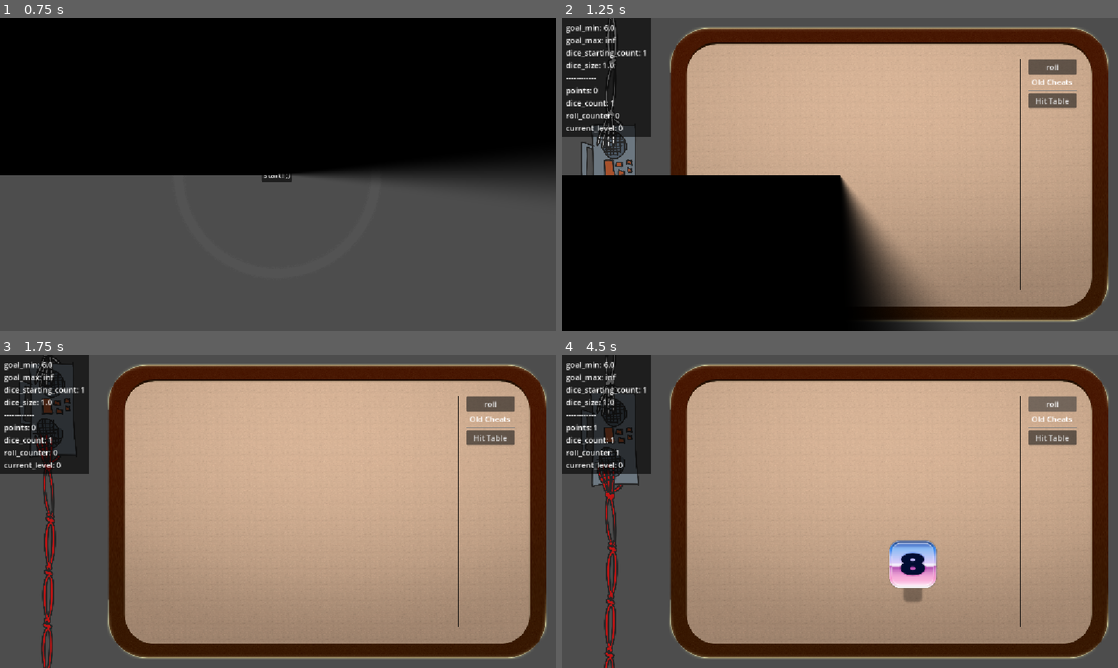
Above: before the commit, frames 1-4 (two rows, left to right).
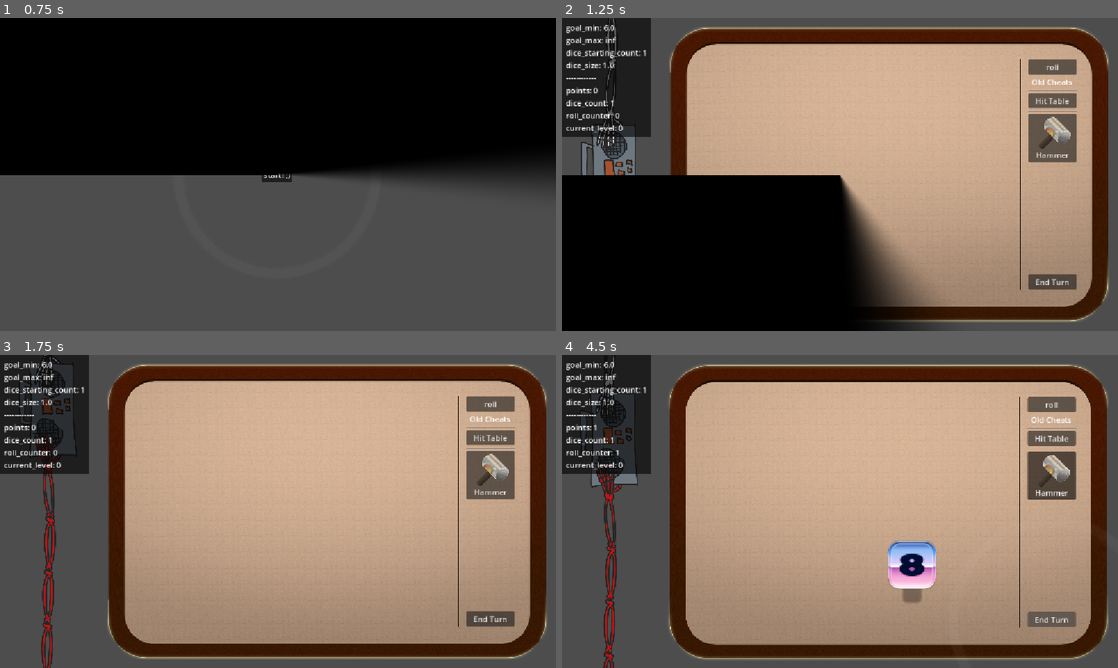
Above: after the commit, the same moments.

Repository: vhoyer/ludum_dare_60
Game: Godot game, scene res://stages/main_menu/main_menu.tscn
Same seed, same stepped clock (60 frames per second), same inputs: the game is played once before the commit and once after it.
Inputs (mouse positions are in pixels of both pictures, inside the frame that each line leads up to):
- Up to frame 1 (0.75 s): click "start! ,)" at 0.5 s
- Up to frame 2 (1.25 s): no input
- Up to frame 3 (1.75 s): move the mouse to (400, 495) at 1.27 s; hold Right (ui_right) from 1.28 s (still down); tap K at 1.35 s; click (400, 495) at 1.42 s
- Up to frame 4 (4.5 s): release Right (ui_right) at 2 s; click "roll" at 2 s; click "Hit Table" at 2.75 s; click (1051, 473) at 3.5 s, where only the run after the commit has a clickable "Hammer"; click "roll" (after the commit: "End Turn") at 4.25 s

Frame 1 is identical in both runs. In frame 2, 1.8% of the frame differs, in the area x 83-93%, y 29-87%; in frame 3, 1.8%; in frame 4, 6.1%, in the area x 3-99%, y 0-100%.

Commit message:
✨ Select tool

Diff:
--- a/components/game_cursor/cursor_on_parent.gd
+++ b/components/game_cursor/cursor_on_parent.gd
@@ -18,10 +18,10 @@
 
 
 func _enable_cursor() -> void:
-	_previous_cursor = GameCursor.instance.cursor
-	GameCursor.instance.cursor = cursor
+	_previous_cursor = GameCursor.instance.override_cursor
+	GameCursor.instance.override_cursor = cursor
 
 
 func _disable_cursor() -> void:
-	GameCursor.instance.cursor = _previous_cursor
+	GameCursor.instance.override_cursor = _previous_cursor
 	_previous_cursor = null
--- a/components/game_cursor/game_cursor.gd
+++ b/components/game_cursor/game_cursor.gd
@@ -13,9 +13,19 @@
 
 
 var cursor: CursorResource:
+	get():
+		if override_cursor:
+			return override_cursor
+		return cursor
 	set(value):
 		cursor = value
 		_model_updated.emit()
+
+var override_cursor: CursorResource:
+	set(value):
+		override_cursor = value
+		_model_updated.emit()
+
 
 var _pressed: bool = false:
 	set(value):
@@ -60,3 +70,7 @@
 func _effect_impact() -> void:
 	VHDUtils.camera_2d_shake(self, 10, 0.2)
 	_particles.restart()
+
+
+func reset() -> void:
+	cursor = _default_cursor
--- a/stages/main/main.tscn
+++ b/stages/main/main.tscn
@@ -8,6 +8,10 @@
 [ext_resource type="Script" uid="uid://d161jm3n6y53c" path="res://components/game_cursor/cursor_on_parent.gd" id="6_4vbm2"]
 [ext_resource type="Script" uid="uid://bkm48xrdtc50e" path="res://stages/main/debug_label.gd" id="6_no1gd"]
 [ext_resource type="Resource" uid="uid://i1wcyjmq7t4p" path="res://components/game_cursor/cursors/hand.tres" id="7_no1gd"]
+[ext_resource type="Texture2D" uid="uid://coi5iha6ct8ep" path="res://assets/hammer/hammer1.png" id="9_802tp"]
+[ext_resource type="Script" uid="uid://df5gcvr3up6cb" path="res://stages/main/tool_button.gd" id="10_l7y0w"]
+[ext_resource type="Resource" uid="uid://d17wkpun5jdvw" path="res://components/game_cursor/cursors/hammer.tres" id="11_drn0y"]
+[ext_resource type="Resource" uid="uid://bx586f3ywe4bs" path="res://components/game_cursor/cursors/default.tres" id="12_l7y0w"]
 
 [sub_resource type="StyleBoxFlat" id="StyleBoxFlat_no1gd"]
 content_margin_left = 8.0
@@ -34,6 +38,9 @@
 content_margin_bottom = 4.0
 thickness = 2
 vertical = true
+
+[sub_resource type="ButtonGroup" id="ButtonGroup_n26ti"]
+allow_unpress = true
 
 [node name="Main" type="HBoxContainer" unique_id=1820559237]
 anchors_preset = 15
@@ -157,33 +164,81 @@
 layout_mode = 2
 theme_override_styles/separator = SubResource("StyleBoxLine_no1gd")
 
-[node name="VBoxContainer2" type="VBoxContainer" parent="VBoxContainer/Dices/TableInside/HBoxContainer" unique_id=1919894881]
+[node name="VBoxContainer" type="VBoxContainer" parent="VBoxContainer/Dices/TableInside/HBoxContainer" unique_id=1812104140]
+layout_mode = 2
+
+[node name="VBoxContainer2" type="VBoxContainer" parent="VBoxContainer/Dices/TableInside/HBoxContainer/VBoxContainer" unique_id=1919894881]
 custom_minimum_size = Vector2(100, 0)
 layout_mode = 2
 size_flags_horizontal = 8
-size_flags_vertical = 0
-
-[node name="RollButton" type="Button" parent="VBoxContainer/Dices/TableInside/HBoxContainer/VBoxContainer2" unique_id=765454622]
+size_flags_vertical = 2
+
+[node name="RollButton" type="Button" parent="VBoxContainer/Dices/TableInside/HBoxContainer/VBoxContainer/VBoxContainer2" unique_id=765454622]
 layout_mode = 2
 size_flags_vertical = 8
 text = "roll"
 
-[node name="Label2" type="Label" parent="VBoxContainer/Dices/TableInside/HBoxContainer/VBoxContainer2" unique_id=348406944]
+[node name="Label2" type="Label" parent="VBoxContainer/Dices/TableInside/HBoxContainer/VBoxContainer/VBoxContainer2" unique_id=348406944]
 layout_mode = 2
 text = "Old Cheats"
 horizontal_alignment = 1
 
-[node name="HSeparator" type="HSeparator" parent="VBoxContainer/Dices/TableInside/HBoxContainer/VBoxContainer2" unique_id=1699371908]
-layout_mode = 2
-
-[node name="HitTableButton" type="Button" parent="VBoxContainer/Dices/TableInside/HBoxContainer/VBoxContainer2" unique_id=1059237294]
+[node name="HSeparator" type="HSeparator" parent="VBoxContainer/Dices/TableInside/HBoxContainer/VBoxContainer/VBoxContainer2" unique_id=1699371908]
+layout_mode = 2
+
+[node name="HitTableButton" type="Button" parent="VBoxContainer/Dices/TableInside/HBoxContainer/VBoxContainer/VBoxContainer2" unique_id=1059237294]
 layout_mode = 2
 text = "Hit Table"
 
-[node name="CursorOnParent" type="Node" parent="VBoxContainer/Dices/TableInside/HBoxContainer/VBoxContainer2/HitTableButton" unique_id=1497928893]
+[node name="CursorOnParent" type="Node" parent="VBoxContainer/Dices/TableInside/HBoxContainer/VBoxContainer/VBoxContainer2/HitTableButton" unique_id=1497928893]
 script = ExtResource("6_4vbm2")
 cursor = ExtResource("7_no1gd")
 metadata/_custom_type_script = "uid://d161jm3n6y53c"
 
-[connection signal="button_down" from="VBoxContainer/Dices/TableInside/HBoxContainer/VBoxContainer2/RollButton" to="." method="_on_roll_button_button_down"]
-[connection signal="button_down" from="VBoxContainer/Dices/TableInside/HBoxContainer/VBoxContainer2/HitTableButton" to="." method="_on_hit_table_button_button_down"]
+[node name="HSeparator2" type="HSeparator" parent="VBoxContainer/Dices/TableInside/HBoxContainer/VBoxContainer/VBoxContainer2" unique_id=1561723587]
+layout_mode = 2
+
+[node name="AspectRatioContainer" type="AspectRatioContainer" parent="VBoxContainer/Dices/TableInside/HBoxContainer/VBoxContainer/VBoxContainer2" unique_id=1213762350]
+custom_minimum_size = Vector2(0, 100)
+layout_mode = 2
+stretch_mode = 0
+
+[node name="HammerButton" type="Button" parent="VBoxContainer/Dices/TableInside/HBoxContainer/VBoxContainer/VBoxContainer2/AspectRatioContainer" unique_id=1320561716]
+layout_mode = 2
+toggle_mode = true
+button_group = SubResource("ButtonGroup_n26ti")
+text = "Hammer
+"
+icon = ExtResource("9_802tp")
+icon_alignment = 1
+vertical_icon_alignment = 0
+expand_icon = true
+script = ExtResource("10_l7y0w")
+cursor = ExtResource("11_drn0y")
+
+[node name="CursorOnParent" type="Node" parent="VBoxContainer/Dices/TableInside/HBoxContainer/VBoxContainer/VBoxContainer2/AspectRatioContainer/HammerButton" unique_id=1771497619]
+script = ExtResource("6_4vbm2")
+cursor = ExtResource("12_l7y0w")
+metadata/_custom_type_script = "uid://d161jm3n6y53c"
+
+[node name="VBoxContainer3" type="VBoxContainer" parent="VBoxContainer/Dices/TableInside/HBoxContainer/VBoxContainer" unique_id=1402469312]
+custom_minimum_size = Vector2(100, 0)
+layout_mode = 2
+size_flags_horizontal = 8
+size_flags_vertical = 8
+alignment = 2
+
+[node name="SubmitButton" type="Button" parent="VBoxContainer/Dices/TableInside/HBoxContainer/VBoxContainer/VBoxContainer3" unique_id=273079299]
+layout_mode = 2
+size_flags_vertical = 8
+text = "End Turn"
+
+[node name="CursorOnParent2" type="Node" parent="VBoxContainer/Dices/TableInside/HBoxContainer/VBoxContainer/VBoxContainer3/SubmitButton" unique_id=75567156]
+script = ExtResource("6_4vbm2")
+cursor = ExtResource("7_no1gd")
+metadata/_custom_type_script = "uid://d161jm3n6y53c"
+
+[connection signal="button_down" from="VBoxContainer/Dices/TableInside/HBoxContainer/VBoxContainer/VBoxContainer2/RollButton" to="." method="_on_roll_button_button_down"]
+[connection signal="button_down" from="VBoxContainer/Dices/TableInside/HBoxContainer/VBoxContainer/VBoxContainer2/HitTableButton" to="." method="_on_hit_table_button_button_down"]
+[connection signal="toggled" from="VBoxContainer/Dices/TableInside/HBoxContainer/VBoxContainer/VBoxContainer2/AspectRatioContainer/HammerButton" to="VBoxContainer/Dices/TableInside/HBoxContainer/VBoxContainer/VBoxContainer2/AspectRatioContainer/HammerButton" method="_on_toggled"]
+[connection signal="button_down" from="VBoxContainer/Dices/TableInside/HBoxContainer/VBoxContainer/VBoxContainer3/SubmitButton" to="." method="_on_roll_button_button_down"]
--- /dev/null
+++ b/stages/main/tool_button.gd
@@ -0,0 +1,12 @@
+extends Button
+
+
+@export
+var cursor: CursorResource
+
+
+func _on_toggled(toggled_on: bool) -> void:
+	if toggled_on:
+		GameCursor.instance.cursor = cursor
+	else:
+		GameCursor.instance.reset()
Not shown, added: stages/main/tool_button.gd.uid
